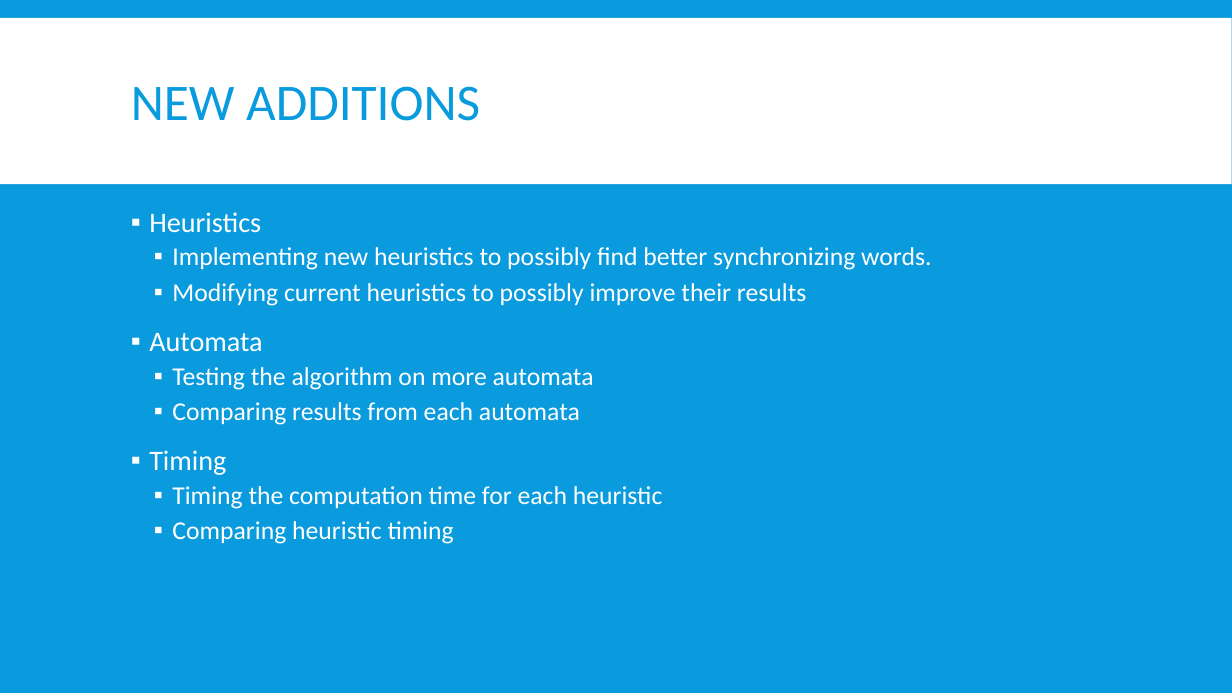
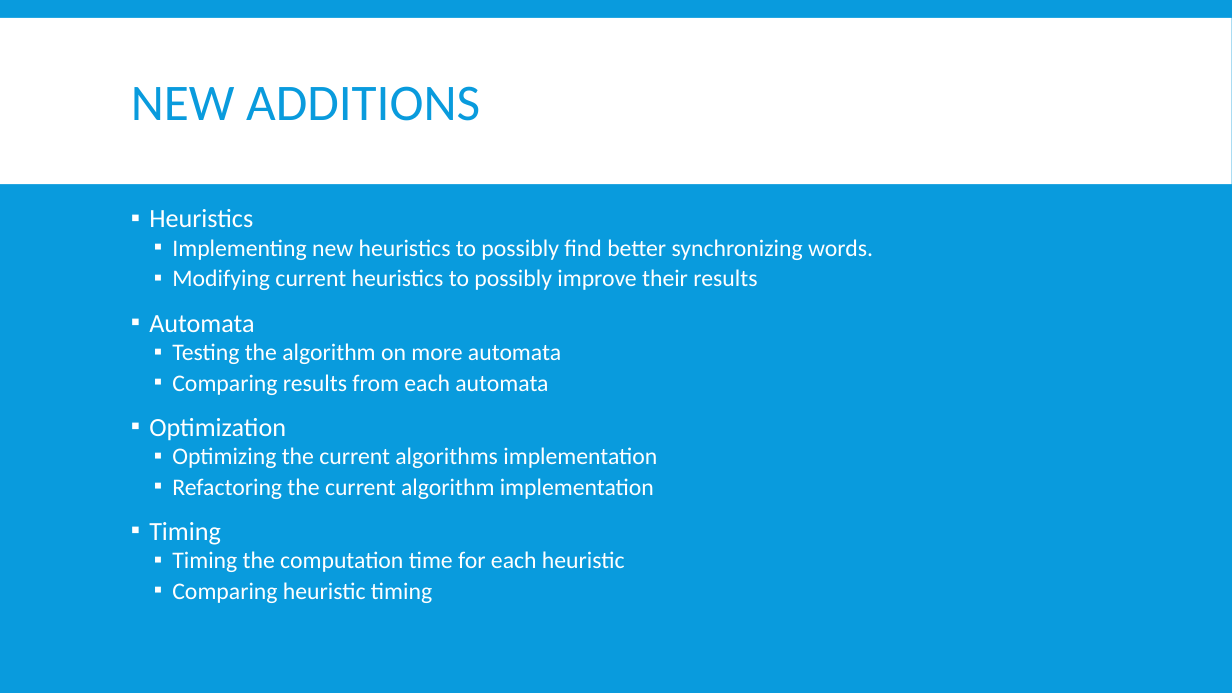
Before and after one commit to Jacobsma/CS477-Project, a slide deck: slide 21 of project.pptx (slide 20 before the commit). Drawn at 1232x693 pixels with LibreOffice and Linux fonts; fonts in the diff are those of the drawing. Boxes give left, top, right and bottom in pixels: in the first picture for what was removed or moved away, otherwise in the second. Text is boxed around its words. In the diff, an @@ line names an element or a change of style, - is before the commit and + after.

```diff
--- a/project.pptx
+++ b/project.pptx
@@ text at bbox=[149, 209, 873, 603]: size 22 to 20.4 pt in "Heuristics", "Automata", "Timing"; size 20 to 18.5 pt in "Implementing new heuristics to possibly find better ...", "Modifying current heuristics to possibly improve their ...", "Testing the algorithm on more automata", "Comparing results from each automata" and 2 more places; line spacing 0.9 to 0.8 @@
@@ text at bbox=[149, 418, 657, 499]: paragraphs added @@
+▪ Optimization
+  ▪ Optimizing the current algorithms implementation
+  ▪ Refactoring the current algorithm implementation
```
Also in this commit, not shown: 1 slide added.
